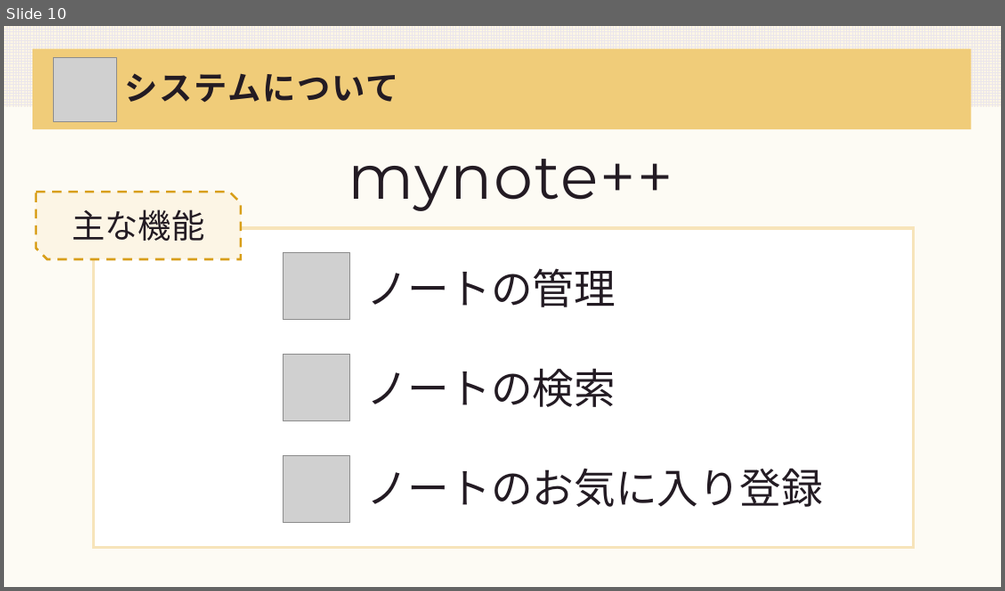
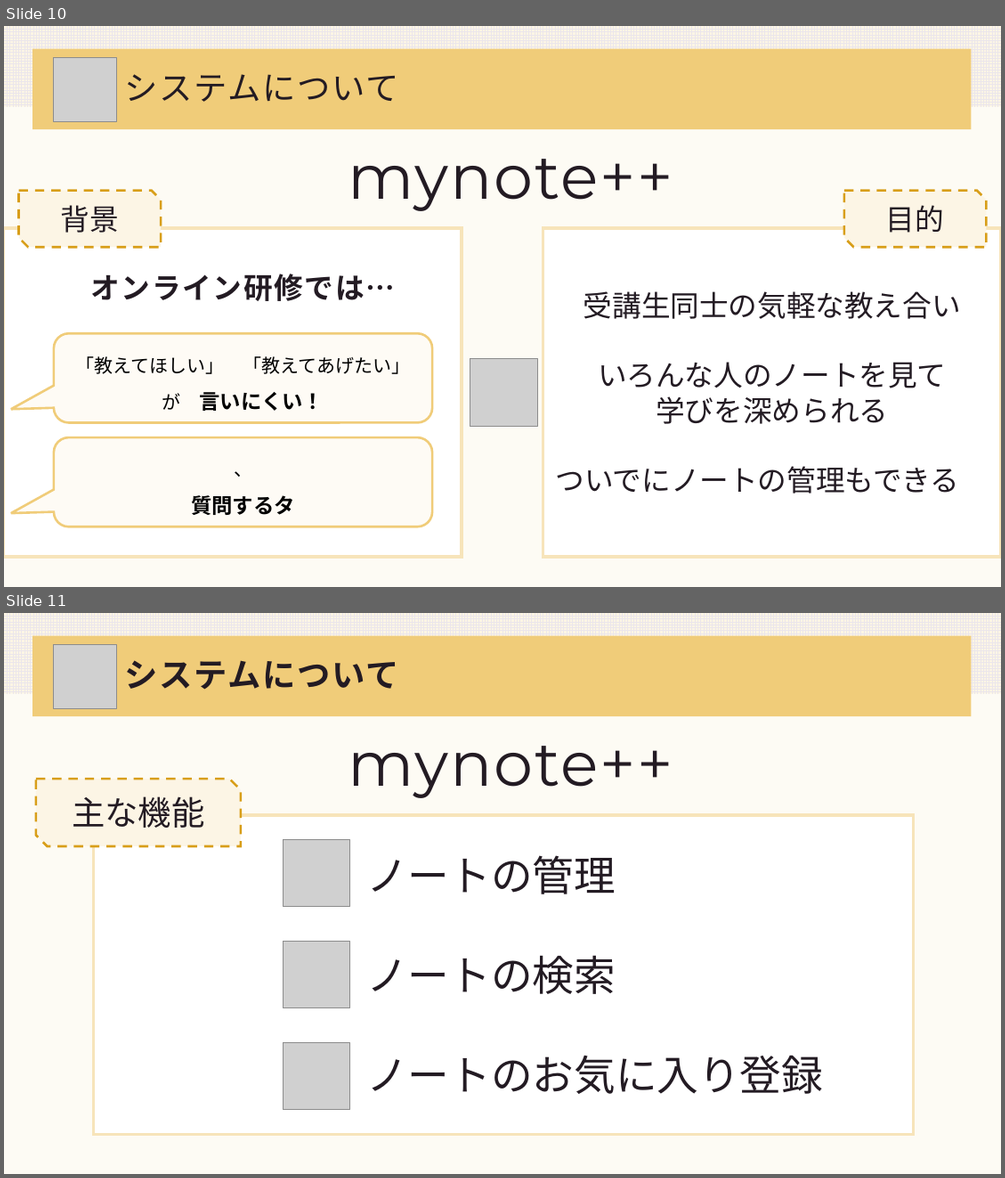
Before and after one commit to DOJO-2021/A-4, a slide deck: documents/worldMap発表資料.pptx. Shown one above the other, each under a label of ours: slide 10 before the commit, slides 10 and 11 after it. The pictures are 1005x591 and 1005x1178 pixels, drawn with LibreOffice and Linux fonts; fonts in the diff are those of the drawing; grey boxes stand for pictures. Boxes give left, top, right and bottom in pixels: in the first picture for what was removed or moved away, otherwise in the second. Text is boxed around its words. In the diff, an @@ line names an element or a change of style, - is before the commit and + after.

```diff
--- a/documents/worldMap発表資料.pptx
+++ b/documents/worldMap発表資料.pptx
@@ slide 10 added at (x1=4, y1=26, x2=1001, y2=587), background #FCF5E5 at 40% opacity; not listed: 2 template elements that a slide beside it also shows @@
@@ picture added at (x1=53, y1=57, x2=117, y2=121) @@
@@ title added at (x1=124, y1=74, x2=399, y2=102), 32 pt, text #231B23 @@
+システムについて
@@ text added at (x1=348, y1=159, x2=673, y2=211), 60 pt, text #231B23 @@
+mynote++
@@ snip diag rect added at (x1=19, y1=191, x2=161, y2=248), fill #FCF5E5, outline #D89E19 2.25 pt dashed, 28 pt, text #231B23 @@
+背景
@@ snip diag rect added at (x1=844, y1=191, x2=987, y2=248), fill #FCF5E5, outline #D89E19 2.25 pt dashed, 28 pt, text #231B23 @@
+目的
@@ rectangle added at (x1=4, y1=228, x2=461, y2=557), fill #FFFFFF, outline #F7E4BA 3 pt @@
@@ rectangle added at (x1=543, y1=228, x2=1001, y2=557), fill #FFFFFF, outline #F7E4BA 3 pt, 28 pt, text #231B23 @@
+受講生同士の気軽な教え合い
+いろんな人のノートを見て
+学びを深められる
+ついでにノートの管理もできる
@@ text added at (x1=91, y1=273, x2=396, y2=301), 28 pt, text #231B23, bold @@
+オンライン研修では…
@@ rounded speech box added at (x1=54, y1=333, x2=432, y2=422), fill #FEFBF5, outline #F0CC79 2.25 pt, 18 pt, text #000000 @@
+「教えてほしい」 「教えてあげたい」
+が 言いにくい！
@@ picture added at (x1=469, y1=359, x2=537, y2=426) @@
@@ rounded speech box added at (x1=54, y1=437, x2=432, y2=526), fill #FEFBF5, outline #F0CC79 2.25 pt, 20 pt, text #000000, bold @@
+、
+質問するタ
@@ what was slide 10 is now slide 11 @@
```
Also in this commit, not shown: 6 slides changed, 2 other slides added, 1 slide removed.
